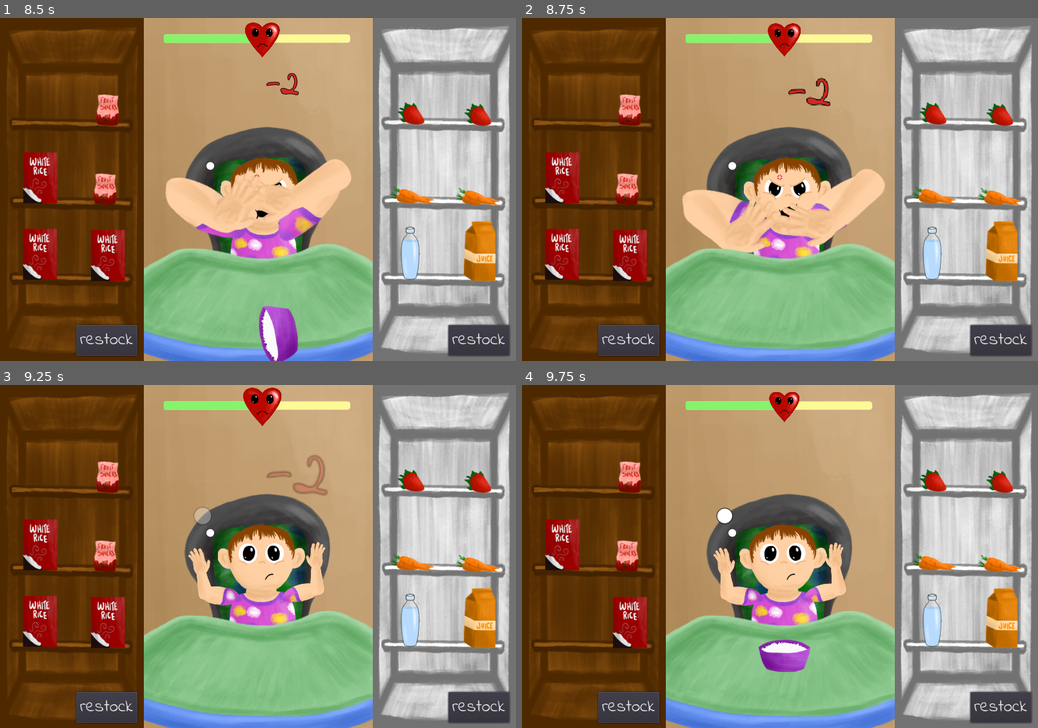
Above: before the commit, frames 1-4 (two rows, left to right).
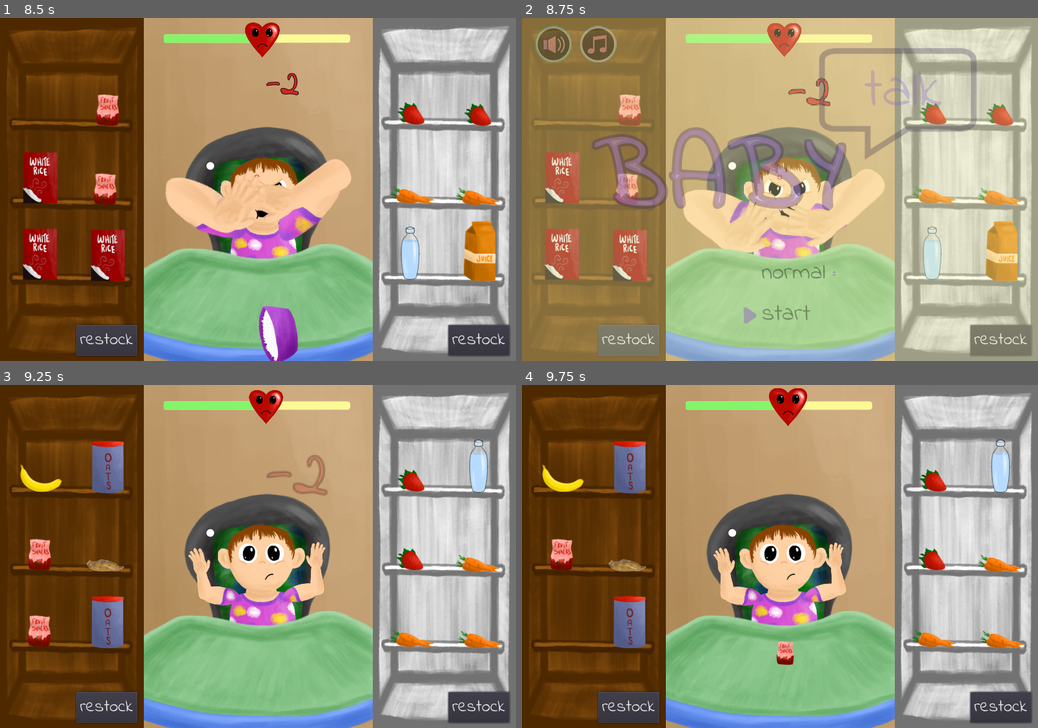
Above: after the commit, the same moments.

Repository: metcalf-putnam/famJam2021
Game: Godot game, scene res://base_scene/base.tscn
The game is run twice, just before and just after one commit, with the same random seed, the same clock (stepped at 60 frames per second) and the same inputs.
Inputs (mouse positions are in pixels of both pictures, inside the frame that each line leads up to):
- Up to frame 1 (8.5 s): click "restock" at 0.5 s; click "restock" at 1.25 s; click "restock" at 2 s; move the mouse to (371, 172) at 2.77 s; click (371, 172) at 2.92 s; click "normal" at 3.5 s; click "normal" at 4.25 s; click "start" at 5 s; move the mouse to (41, 93) at 5.77 s; click (41, 93) at 5.92 s; move the mouse to (108, 96) at 6.52 s; click (108, 96) at 6.67 s; move the mouse to (41, 172) at 7.27 s; click (41, 172) at 7.42 s; move the mouse to (103, 175) at 8.02 s; click (103, 175) at 8.17 s
- Up to frame 2 (8.75 s): tap Escape (ui_cancel) at 8.65 s
- Up to frame 3 (9.25 s): click (252, 679) at 8.75 s, where only the run after the commit has a clickable "start"
- Up to frame 4 (9.75 s): move the mouse to (563, 614) at 9.52 s; click (563, 614) at 9.67 s

Frame 1 is identical in both runs. In frame 2, 79% of the frame differs, in the area x 0-100%, y 0-100%; in frame 3, 7.3%; in frame 4, 7.1%.

Commit message:
added escape key to go back to title

Diff:
--- a/base_scene/base.gd
+++ b/base_scene/base.gd
@@ -22,6 +22,13 @@
 	EventHub.connect("food_declined", self, "_on_food_declined")
 	EventHub.connect("heart_beat", self, "_on_heart_beat")
 	_on_OptionButton_item_selected(selected_difficulty)
+	set_process(true)
+
+
+func _process(delta):
+	if Input.is_action_pressed("ui_cancel") and !$Title.visible:
+		$ProgressBar.stop()
+		$AnimationPlayer.play("title")
 
 
 func add_difficulties():
@@ -90,7 +97,6 @@
 
 
 func _on_OptionButton_item_selected(index):
-	print("here I am!")
 	selected_difficulty = index
 	initialize_meter()
 	var score = Global.get_high_score(selected_difficulty)
@@ -176,7 +182,7 @@
 		Difficulty.NORMAL:
 			description.text = "Recommended for most players. Visual + verbal clues."
 		Difficulty.HARD:
-			description.text = "Like normal, but with a fiestier toddler."
+			description.text = "Like normal, but with a feistier toddler."
 		Difficulty.PARENT:
 			description.text = "Only verbal clues (reminder: voice actor is a toddler)"
 	description.visible = true
--- a/meter/meter.gd
+++ b/meter/meter.gd
@@ -38,8 +38,11 @@
 
 
 func start():
-	print ("started")
 	$AnimationPlayer.play("beat")
+
+
+func stop():
+	$AnimationPlayer.stop()
 
 
 func set_value(value_in):
--- a/thought_bubble/thought_bubble.gd
+++ b/thought_bubble/thought_bubble.gd
@@ -29,7 +29,7 @@
 		$AudioStreamPlayer.play()
 
 
-func should_show_bubble(num):
+func should_show_bubble(_num):
 	#maybe I'm missing something obvious, but returning false here seems to be the only thing we
 	#need to do to activate voice-only mode?  Doing voice only for only some clues will/would be trickier
 	return Global.visuals_on
